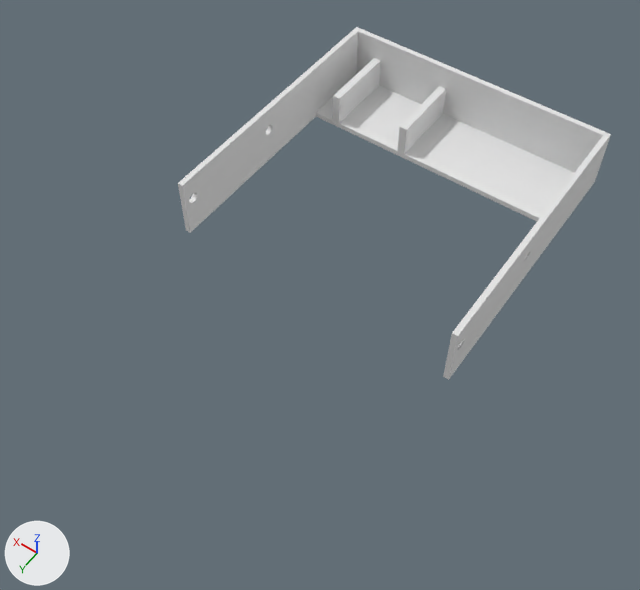
An edit to the Blender file Sidlåda/GriTech UF - Sidlåda 2.blend, drawn before and after from the same camera.
Both versions are drawn from a 50 mm camera at (-159.5, 247.8, 230.5) aimed at (-55.5, 102.2, 1.7). The axes (+X, +Y, +Z) are drawn at lower left. The lights are the same throughout.

Names of what the first picture shows: 'Sketch', 'Sketch.001', 'Sketch.002', 'Sketch.004'.
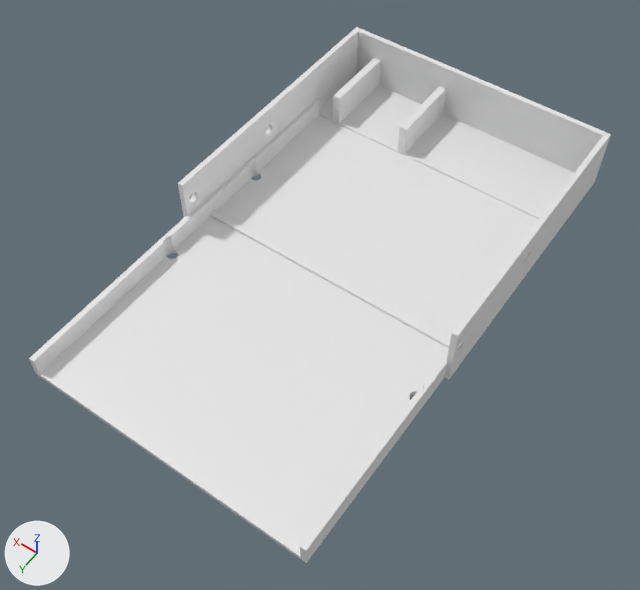
Commit message: Ny botten platta

Where the change shows, as pixel boxes [x1, y1, x2, y2] in the pictures (640 x 590 px):
'GriTech UF - Botten platta', added
    after: [29, 100, 539, 563]

What the commit changed:
Mesh me_gritech_uf___botten_platta is new.
It has 568 vertices, 1136 faces and spans x 0.0..147.0, y 0.0..103.0, z 0.0..8.5.
Object 'GriTech UF - Botten platta' (ob_gritech_uf___botten_platta) is new; it shows me_gritech_uf___botten_platta.
Its location is (-1.5, 30.0, 0.0).
Its rotation in degrees is (0, 0, 90).
